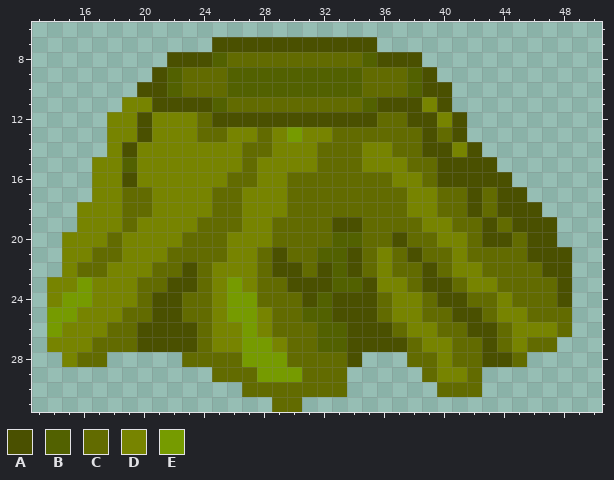
File history of a pixel-art sprite, resources/decoration/static/stump_2x1.png. The first picture shows the starting point.
The file is 64x32 pixels. Shown: x 13..50, y 6..31.
Palette (. is transparent): A #4a5000  B #526100  C #626b00  D #778400  E #769b00
Pixels before, first column x 14:
 7 ...........AAAAAAAAAAA.............
 8 ........AAABCCCCCCCCCBAAA..........
 9 .......ABCCCBBBBBBBBBCCCBA.........
10 ......AABCCCBBBBBBBBBCCCBAA........
11 .....DDAAAABCCCCCCCCCBAAADA........
12 ....DDADDDCAAAAAAAAAAACCAADA.......
13 ....DDADDDCCDDCDEDDCCCCCCACA.......
14 ....DADDDDDDDCCDDDCCCDDCCAADA......
15 ...DDBDDDDDDDCDDDDCCCDDDCCAAAA.....
16 ...DDADDDDDDCCDDCCCCCCCDDCAAAAA....
17 ...DDCCDDDDCCDDDCCCCCCCCDDCCACAA...
18 ..DDDCCDDDDCCDDDCCCCCCCCDDCCACAAA..
19 ..DDDCDDDDCCCDDCCCCAACCCCDDCCACAAA.
20 .DDDCDDDDCCCDDDCCCCBBCCACCDDCAACAA.
21 .DDCCDDDCCCCDDCACCBBACDCACCDCCCCAAA
22 .DCCDDDCCACDDDCAACABACDCCACDDCCCCAA
23 DDEDDDCCAACDEDCCAAABBADDCAACDDCCCCA
24 DEEDDDCAACCDEECCCABAAACDDCAACCDCCCA
25 EEDDDCCAACCDEEDCCBBAAACDDCCAACDDCCC
26 EDDDCCAAAACDDEDCCCBBAAACDDCCAACDDDC
27 DDDCCCAAAACDDEEDCCBBAAAACDDCCACDCC.
28 .DCC.....CCCCEEECCCCA...CCDCCAAC...
29 ...........CCCEEECCC.....CDDC......
30 .............CCCCCCC......CCC......
31 ...............CC..................
The same view after the edit:
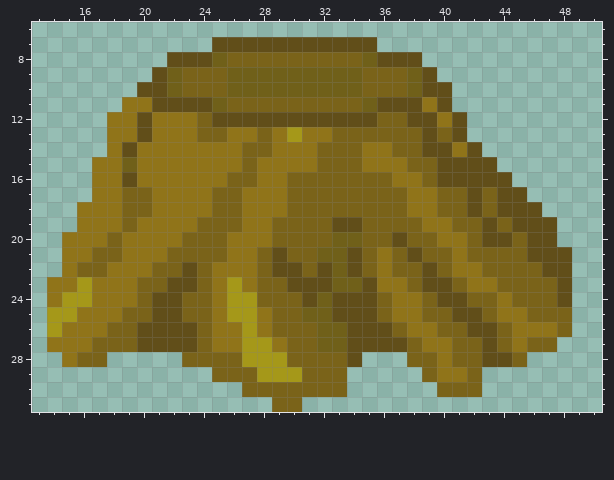
Changes in this commit:
Colour A changes from #4a5000 to #614e19.
Colour B changes from #526100 to #706019.
Colour C changes from #626b00 to #7a6319.
Colour D changes from #778400 to #907419.
Colour E changes from #769b00 to #a59819.
Pixel boxes of the changes (left, top, right, bottom) in both pictures:
changed: (47, 37, 572, 412)
